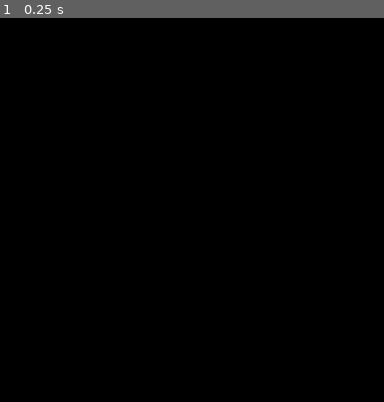
Above: before the commit, frame 1.
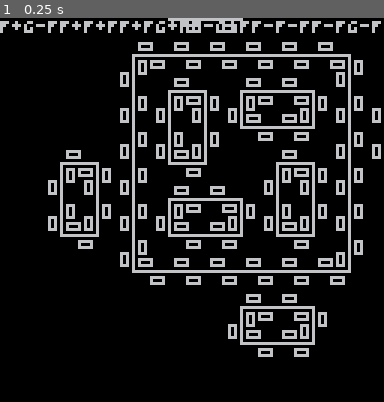
Above: after the commit, the same moment.

Repository: carolhmj/picofun
Game: PICO-8 cartridge lpixel.p8
The game is run twice, just before and just after one commit, with the same random seed, the same clock (stepped at 60 frames per second) and the same inputs.
Inputs:
- Up to frame 1 (0.25 s): no input

The runs differ from the first frame. In frame 1, 15% of the frame differs, in the area x 0-100%, y 0-89%.

Commit message:
Finished DOL-system derivation and drawing. Next step is refactoring code and thinking about camera translation

Diff:
--- a/lpixel.p8
+++ b/lpixel.p8
@@ -2,56 +2,110 @@
 version 16
 __lua__
 
-Turtle = {}
+cos1 = cos function cos(angle) return cos1(angle/360) end
+sin1 = sin function sin(angle) return sin1(-angle/360) end
 
-function Turtle:new(d, m)
-	local newTurtle = {x = 0, y = 0, a = 0, d = d, m = m}
-	self.__index = self
-	return setmetatable(newTurtle, self)
+-- * lsystem production module * --
+function lystem_deriv(initial, rules)
+	return {
+		initial = initial,
+		rules = rules
+	}
 end
 
-function Turtle:process(rule)
-	local draw = true
-	local prevState = {x = self.x, y = self.y}
+function produce(lsystem, steps)
+	local string = lsystem.initial
+	for i=1,steps do
+		string = derive(string, lsystem.rules)
+	end
+	return string
+end
 
+function derive(string, rules)
+	local deriv_string = ""
+	for i=1,#string do
+		local r = sub(string, i, i)
+		deriv_string = deriv_string..(rules[r] and rules[r] or r)
+	end
+	return deriv_string
+end
+
+-- * lsystem geometric module *--
+function turtle(x, y, a, draw)
+	return {x = x, y = y, a = a, draw = draw}
+end
+
+function lsystem_interp(initial, d, m)
+	return {
+		d = d,
+		m = m,
+		states = {initial}
+	}
+end
+
+function push_state(lsystem_interp, new_state)
+	lsystem_interp.states[#lsystem_interp.states+1] = new_state
+end
+
+function process(lsystem_interp, rule)
+	local last_state = lsystem_interp.states[#lsystem_interp.states]
+	local new_state = {}
 	if rule == 'F' then
-		self:moveForward()
-	elseif rule == 'f' then
-		draw = false
-		self:moveForward()
+		new_state = moveForward(last_state, lsystem_interp.d, true)
+	elseif rule == 'G' then
+		new_state = moveForward(last_state, lsystem_interp.d, false)
 	elseif rule == '+' then
-		self:rotate(true)
+		new_state = rotate(last_state, lsystem_interp.m, true)
 	elseif rule == '-' then
-		self:rotate(false)
+		new_state = rotate(last_state, lsystem_interp.m, false)
 	end
 
-	if draw then
-		self:draw(prevState)
+	push_state(lsystem_interp, new_state)
+end
+
+function moveForward(turtle, dist, draw)
+	local new_state = {
+		x = turtle.x + dist*cos(turtle.a),
+		y = turtle.y + dist*sin(turtle.a),
+		a = turtle.a,
+		draw = draw
+	}
+	return new_state
+end
+
+function rotate(turtle, angle, positive)
+	local sign = positive and 1 or -1
+	local new_state = {
+		x = turtle.x,
+		y = turtle.y,
+		a = turtle.a + sign*angle,
+		draw = false
+	}
+	return new_state
+end
+
+function draw(lsystem_interp)
+	for i=1,#lsystem_interp.states do
+		-- print('x '..lsystem_interp.states[i].x..
+		-- 	  ' y '..lsystem_interp.states[i].y..
+		-- 	  ' a '..lsystem_interp.states[i].a)
+		-- check if there is a next state
+		if i+1 <= #lsystem_interp.states and
+		   lsystem_interp.states[i+1].draw == true then
+			draw_raster(lsystem_interp.states[i], lsystem_interp.states[i+1])
+		end
 	end
 end
 
-function Turtle:moveForward()
-	self.x = self.x + self.d*cos(self.a)
-	self.y = self.y + self.d*sin(self.a)
-end
-
-function Turtle:rotate(positive)
-	local sign = positive and 1 or -1
-	self.a = self.a + sign*self.m
-end
-
-function Turtle:draw(prevState)
-	draw_raster(prevState, self)
+-- * graphics *--
+function point(x,y)
+	return {x = x, y = y}
 end
 
 function draw_raster(p0,p1)
 	local raster0 = raster(p0)
 	local raster1 = raster(p1)
 	line(raster0.x, raster0.y, raster1.x, raster1.y)
-end
-
-function point(x,y)
-	return {x = x, y = y}
 end
 
 function raster(t)
@@ -65,12 +119,21 @@
 function _init()
 	WIDTH = 128
 	HEIGHT = 128
-	turtle = Turtle:new(10, 0.1)
+	local rules = {
+		['F'] = 'F+G-FF+F+FF+FG+FF-G+FF-F-FF-FG-FFF',
+		['G'] = 'GGGGGG'
+	}
+	prod_system = lystem_deriv('F+F+F+F', rules)
+	result = produce(prod_system, 2)
+	geom_system = lsystem_interp(turtle(-20,-20,0), 2, 90)
+	for i=1,#result do
+		process(geom_system, sub(result,i,i))
+	end
 end
 
 function _draw()
 	cls()
-	turtle:process('F')
-	-- turtle:process('+')
-	-- turtle:process('F')
+	draw(geom_system)
+	print(result)
+	-- print(cos(-90))
 end
